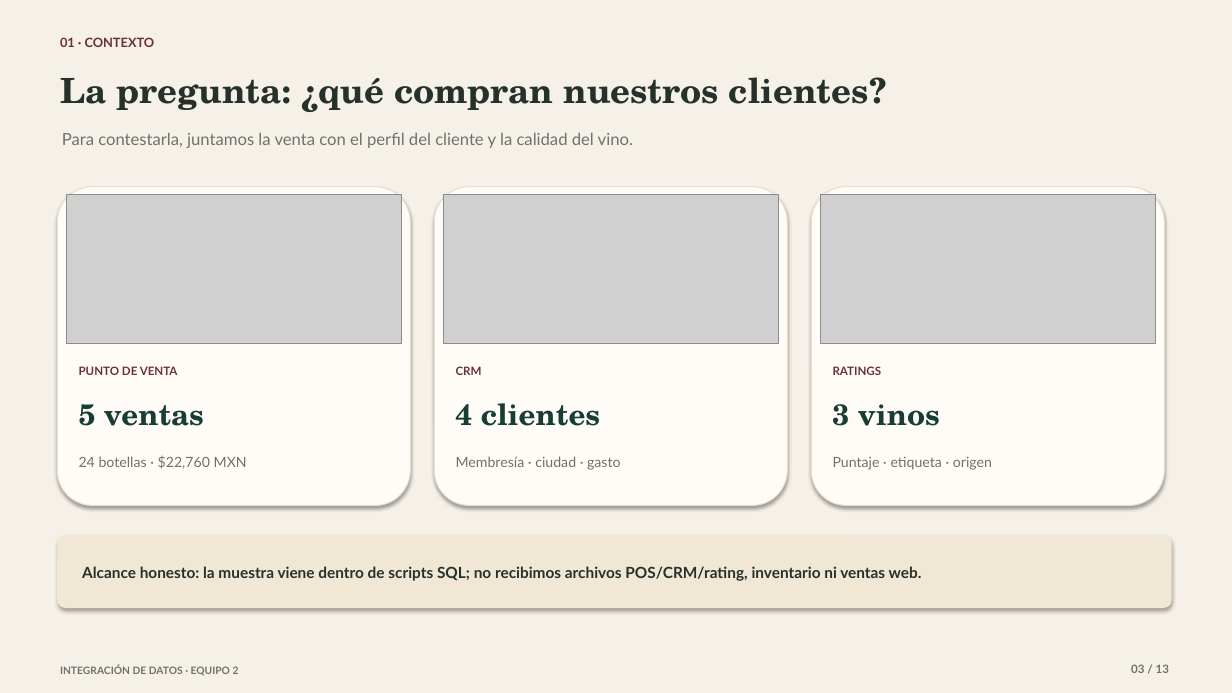
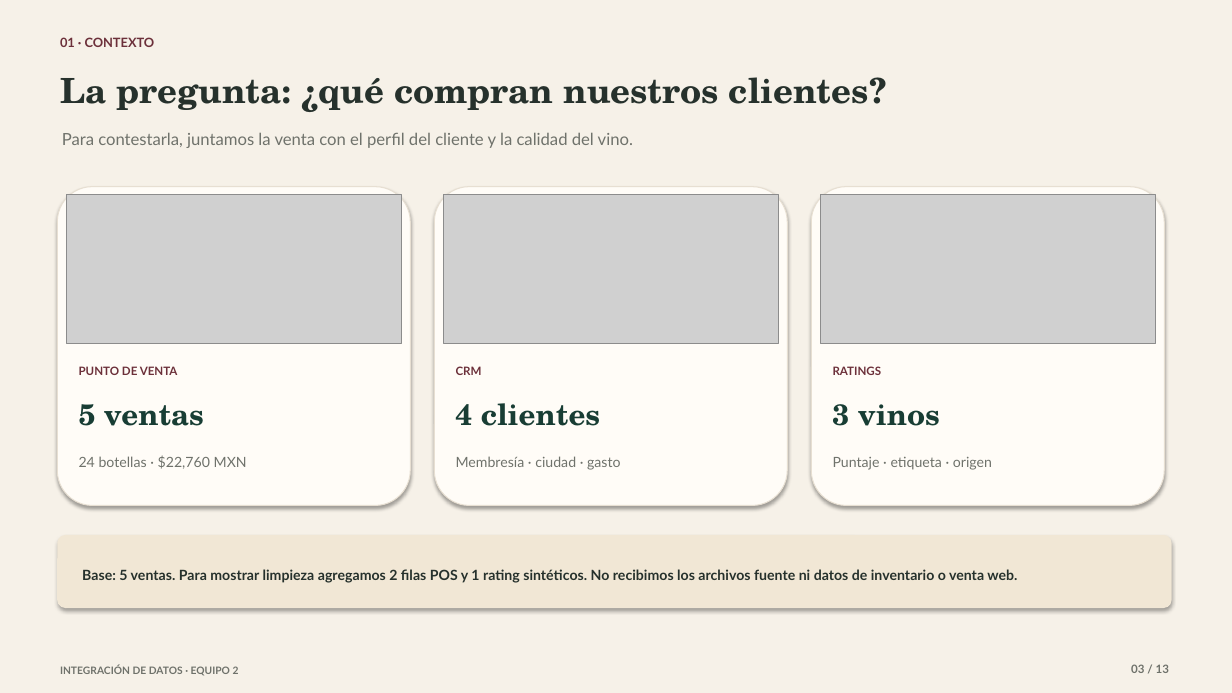
Before and after one commit to checheag22/integracion-datos-equipo-2, a slide deck: slide 3 of docs/presentacion-final-equipo-2.pptx. Drawn at 1232x693 pixels with LibreOffice and Linux fonts; fonts in the diff are those of the drawing; grey boxes stand for pictures. Boxes give left, top, right and bottom in pixels: in the first picture for what was removed or moved away, otherwise in the second. Text is boxed around its words. In the diff, an @@ line names an element or a change of style, - is before the commit and + after.

```diff
--- a/docs/presentacion-final-equipo-2.pptx
+++ b/docs/presentacion-final-equipo-2.pptx
@@ text at (x1=82, y1=569, x2=1017, y2=583): text changed; size 12 to 11 pt @@
-Alcance honesto: la muestra viene dentro de scripts SQL; no recibimos archivos POS/CRM/rating, inventario ni ventas web.
+Base: 5 ventas. Para mostrar limpieza agregamos 2 filas POS y 1 rating sintéticos. No recibimos los archivos fuente ni datos de inventario o venta web.
```
Also in this commit, not shown: 6 other slides changed, 18 other files.
